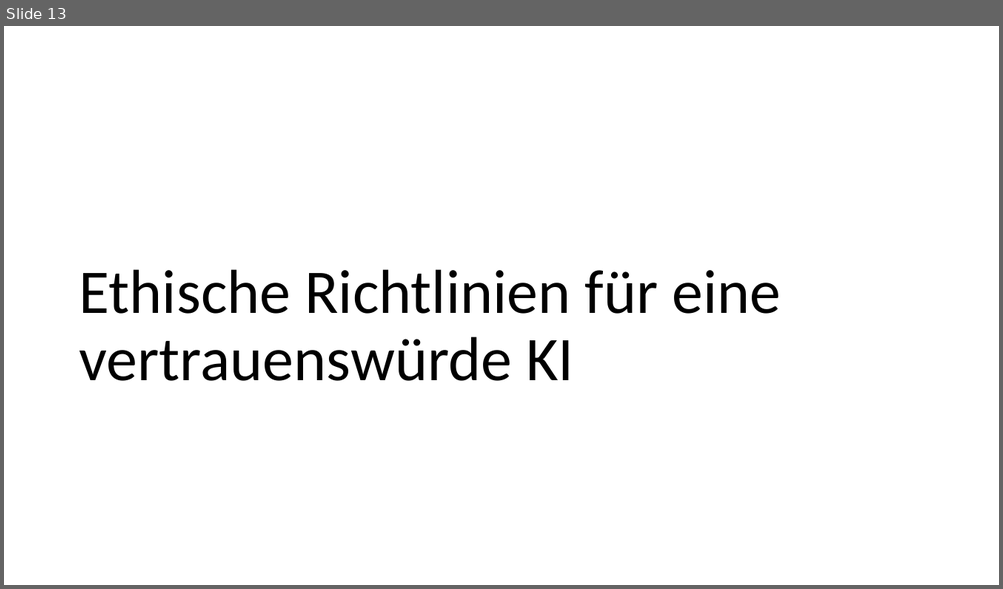
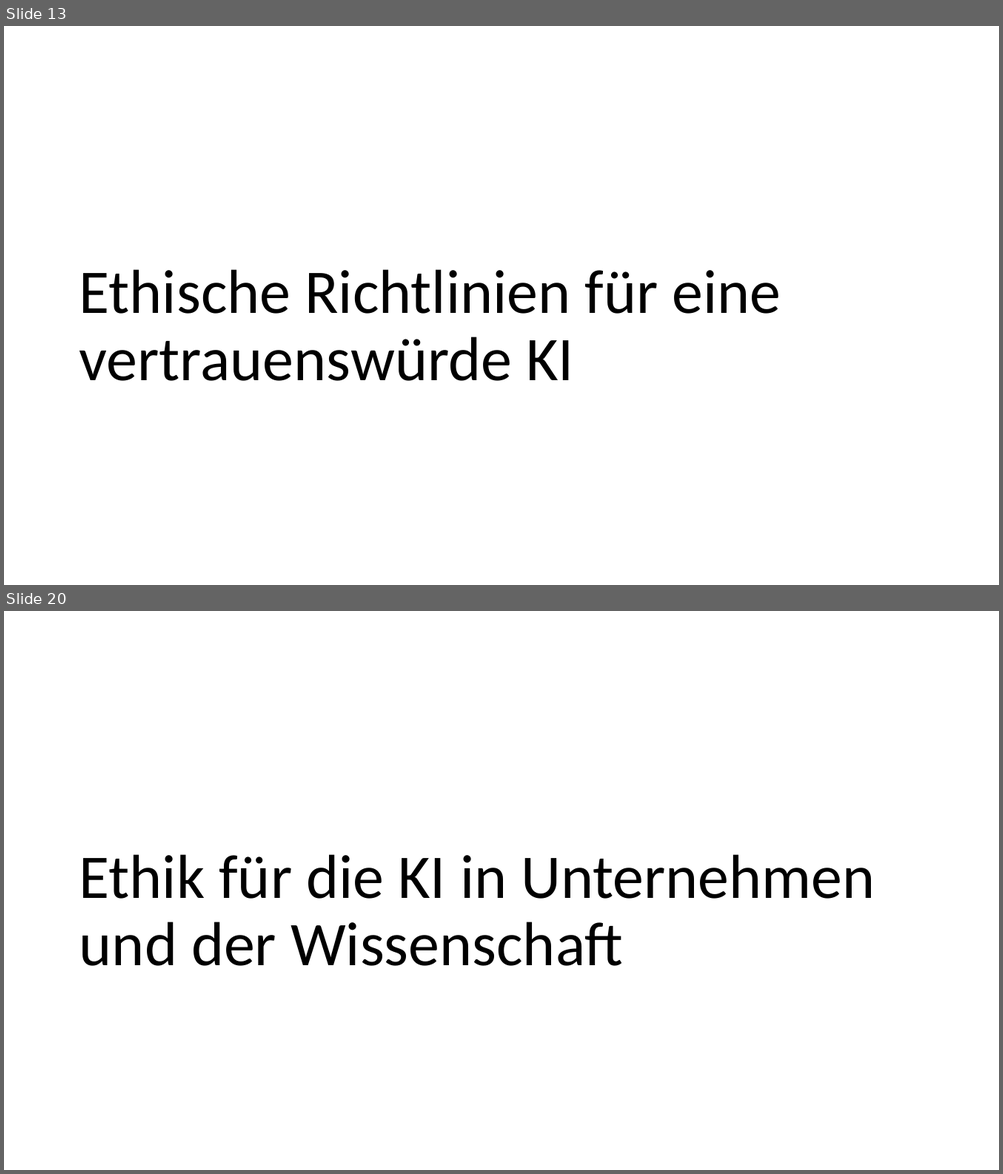
Before and after one commit to bosinoliver/ros-kinect-roboticarm, a slide deck: Kognitive Systeme Vortrag/Ethics in AI.pptx. Shown one above the other, each under a label of ours: slide 13 before the commit, slides 13 and 20 after it; the slides between them are not shown. The pictures are 1003x589 and 1003x1174 pixels, drawn with LibreOffice and Linux fonts; fonts in the diff are those of the drawing; background and template pictures are left out. Boxes give left, top, right and bottom in pixels: in the first picture for what was removed or moved away, otherwise in the second. Text is boxed around its words. In the diff, an @@ line names an element or a change of style, - is before the commit and + after.

```diff
--- a/Kognitive Systeme Vortrag/Ethics in AI.pptx
+++ b/Kognitive Systeme Vortrag/Ethics in AI.pptx
@@ slide 20 added at bbox=[4, 611, 999, 1170], background #FFFFFF @@
@@ title added at bbox=[79, 854, 874, 966], 60 pt, text #000000 @@
+Ethik für die KI in Unternehmen und der Wissenschaft
```
Also in this commit, not shown: 3 slides changed, 6 other slides added, 2 other files.
